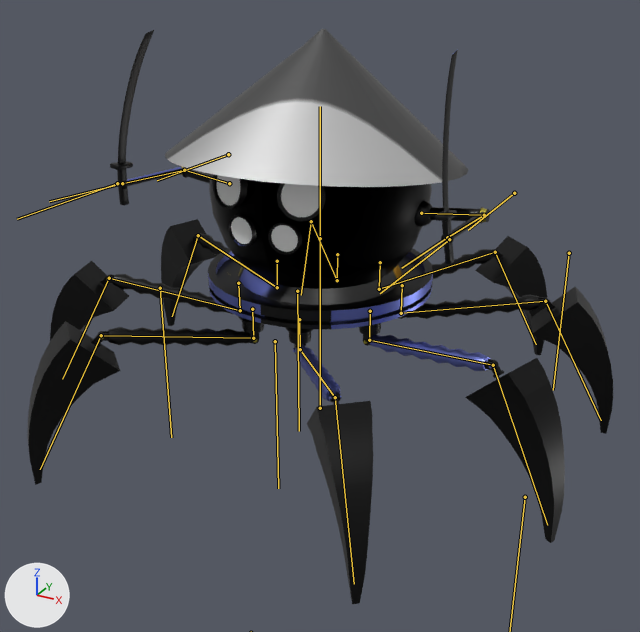
One commit to the FBX model Assets/Player/Robot.fbx: the scene before it, then after it.
One viewpoint serves both versions: a 50 mm lens placed at (1.89, -3.43, 2.22), pointed at (0.07, -0.13, 0.57). Every picture has the same lights, and +X, +Y and +Z are marked at lower left. Both versions are drawn at frame 3 of the action 'Armature|MoveSwordSwing'; the numbers are the values there. The bones that bend it are drawn over the model as lines.
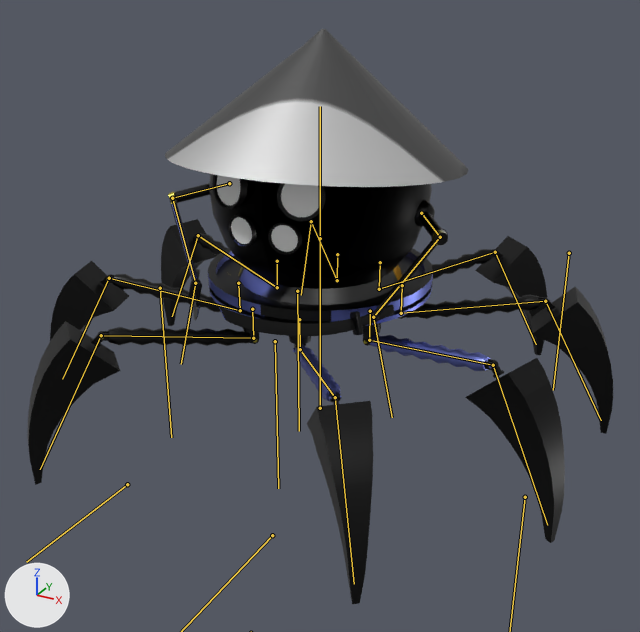
The edits, one by one:
Bone 'UpperArm.R' (bone_upperarm_r) turns from (4, 2, 6) to (-67, -44, 43) degrees about its own x, y and z.
Bone 'Hand.R' (bone_hand_r) turns from (0, 0, 0) to (-32, -6, -24) degrees about its own x, y and z.
Bone 'UpperArm.L' (bone_upperarm_l) turns from (1, -2, -7) to (-68, 33, -48) degrees about its own x, y and z.
Bone 'LowerArm.L' (bone_lowerarm_l) turns from (-1, 0, 0) to (-2, 0, 0) degrees about its own x, y and z.
Bone 'Hand.L' (bone_hand_l) turns from (0, 0, 0) to (-40, -1, 34) degrees about its own x, y and z.

Pixel boxes [x1, y1, x2, y2] of what changed, in the pictures (640 x 632 px):
'Cylinder', posed
    both: [27, 29, 613, 604]
bone 'UpperArm.R', root to tip
    before: (229, 183) to (184, 170)
    after: (229, 183) to (172, 198)
bone 'Hand.R', root to tip
    before: (122, 183) to (49, 201)
    after: (195, 283) to (181, 364)
bone 'UpperArm.L', root to tip
    before: (421, 213) to (484, 215)
    after: (421, 213) to (440, 237)
bone 'LowerArm.L', root to tip
    before: (484, 215) to (447, 237)
    after: (440, 237) to (373, 317)
bone 'Hand.L', root to tip
    before: (447, 237) to (401, 268)
    after: (373, 317) to (392, 417)
